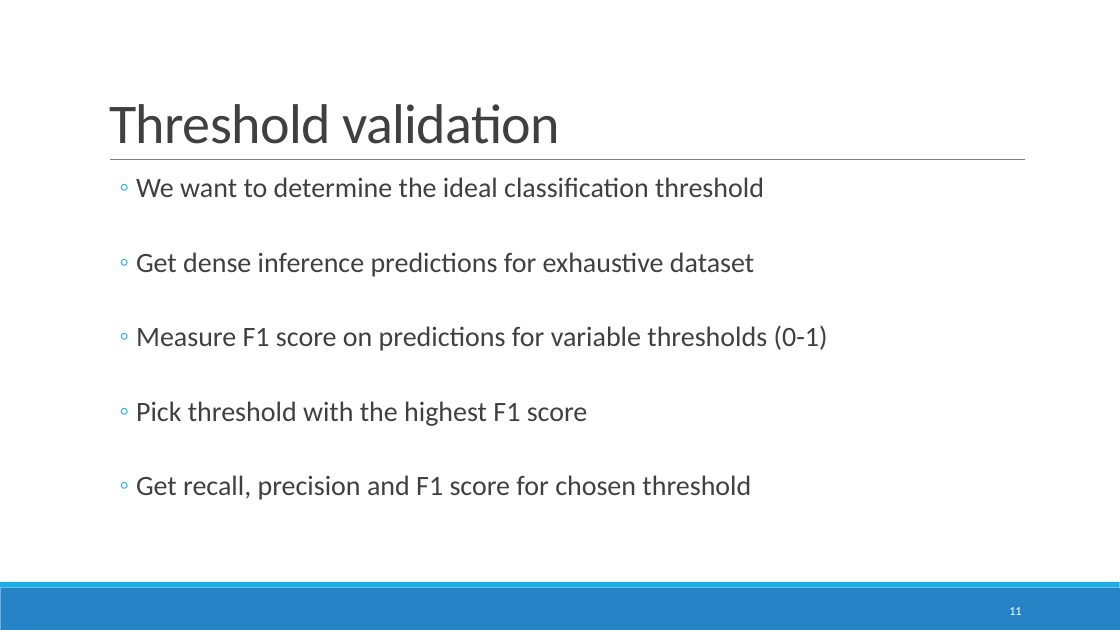
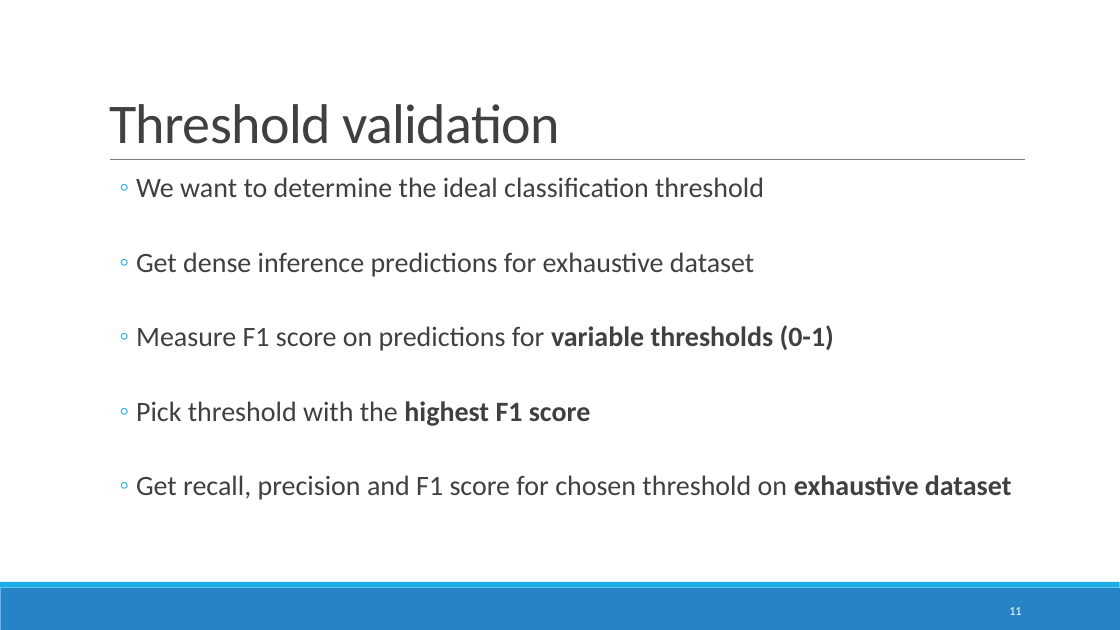
Before and after one commit to DomJamb/school_mapping, a slide deck: slide 11 of presentations/16.1/School mapping in ESRI imagery.pptx. Drawn at 1120x630 pixels with LibreOffice and Linux fonts; fonts in the diff are those of the drawing. Boxes give left, top, right and bottom in pixels: in the first picture for what was removed or moved away, otherwise in the second. Text is boxed around its words. In the diff, an @@ line names an element or a change of style, - is before the commit and + after.

```diff
--- a/presentations/16.1/School mapping in ESRI imagery.pptx
+++ b/presentations/16.1/School mapping in ESRI imagery.pptx
@@ text at bbox=[136, 325, 834, 426]: bold on in "variable thresholds (0-1)", "highest F1 score" @@
@@ text at bbox=[136, 475, 1012, 500]: text changed @@
-  ◦ Get recall, precision and F1 score for chosen threshold
+  ◦ Get recall, precision and F1 score for chosen threshold on exhaustive dataset
```
Also in this commit, not shown: 8 other slides changed, 3 slides removed, 1 other file.
